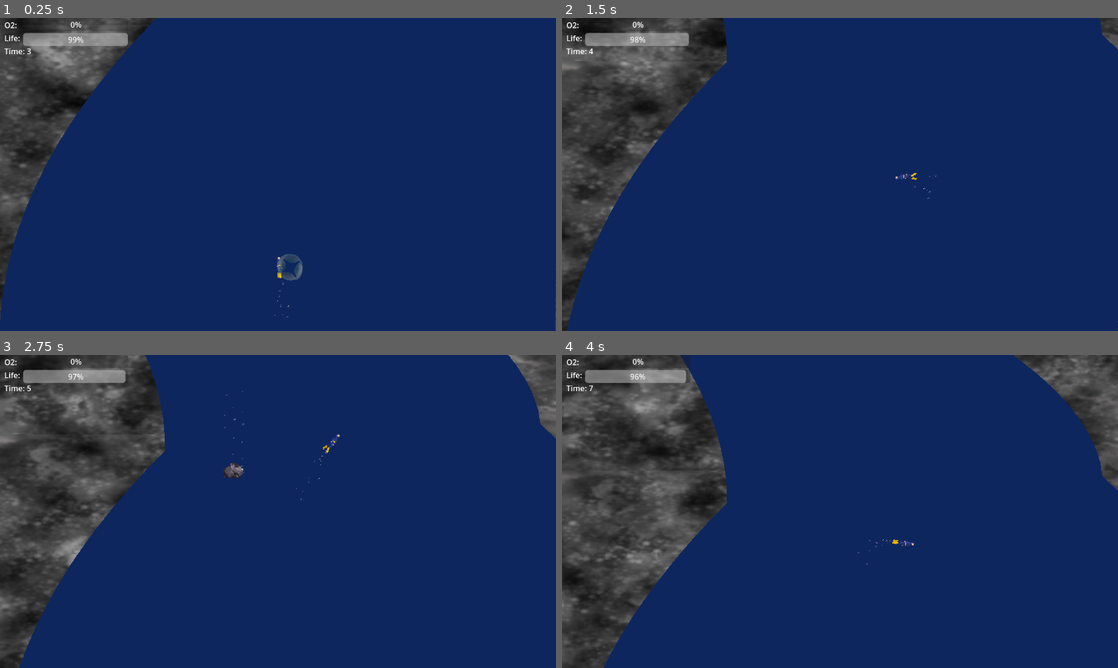
Above: before the commit, frames 1-4 (two rows, left to right).
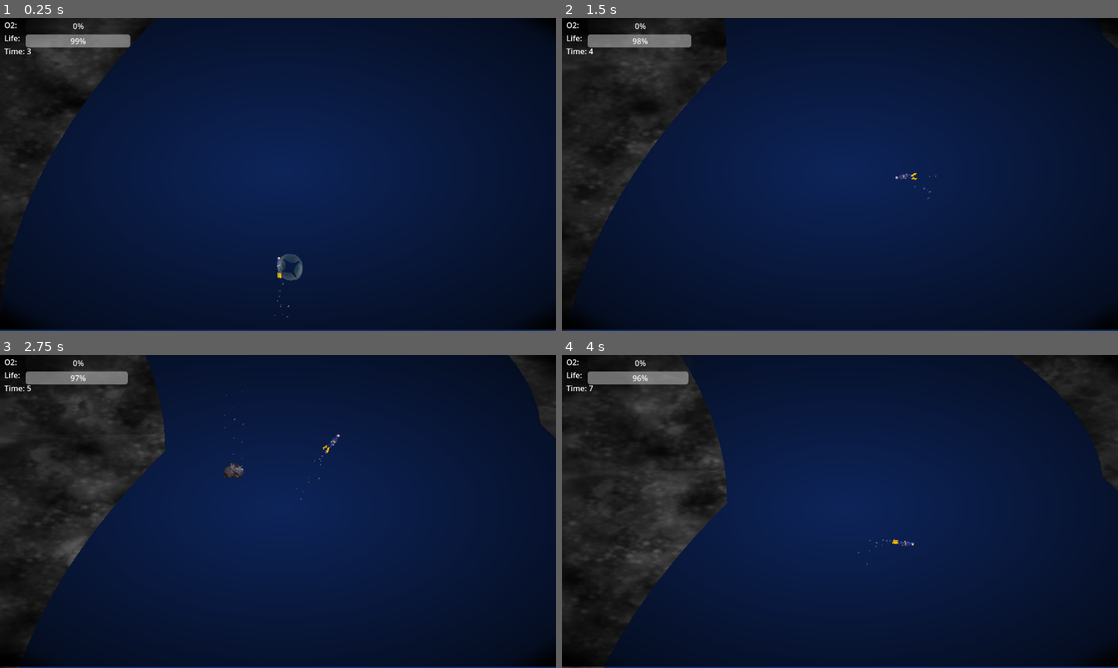
Above: after the commit, the same moments.

Repository: KnGod667/GGJ2025
Game: Godot game, scene res://scenes/main scene.tscn
Same seed, same stepped clock (60 frames per second), same inputs: the game is played once before the commit and once after it.
Inputs (mouse positions are in pixels of both pictures, inside the frame that each line leads up to):
- Up to frame 1 (0.25 s): no input
- Up to frame 2 (1.5 s): move the mouse to (962, 158) at 0.52 s; move the mouse to (728, 190) at 1.27 s
- Up to frame 3 (2.75 s): move the mouse to (333, 442) at 2.02 s
- Up to frame 4 (4 s): move the mouse to (812, 574) at 2.77 s; move the mouse to (1006, 558) at 3.52 s

The runs differ from the first frame. In frame 1, 81% of the frame differs, in the area x 0-100%, y 0-100%; in frame 2, 79%; in frame 3, 77%; in frame 4, 77%.

Commit message:
unapilacosa2

Diff:
--- a/scenes/CONTROL_UI/ui.tscn
+++ b/scenes/CONTROL_UI/ui.tscn
@@ -14,9 +14,10 @@
 [node name="CanvasLayer" type="CanvasLayer" parent="."]
 
 [node name="VBoxContainer" type="VBoxContainer" parent="CanvasLayer"]
-offset_left = 48.0
-offset_right = 266.0
-offset_bottom = 58.0
+offset_left = 53.0
+offset_top = 3.0
+offset_right = 271.0
+offset_bottom = 61.0
 
 [node name="O2_ProgressBar" type="ProgressBar" parent="CanvasLayer/VBoxContainer"]
 layout_mode = 2
@@ -25,6 +26,9 @@
 value = 0.1
 
 [node name="Vida_ProgressBar" type="ProgressBar" parent="CanvasLayer/VBoxContainer"]
+layout_mode = 2
+
+[node name="TextureProgressBar" type="TextureProgressBar" parent="CanvasLayer/VBoxContainer"]
 layout_mode = 2
 
 [node name="VBoxContainer2" type="VBoxContainer" parent="CanvasLayer"]
--- a/scenes/main scene.tscn
+++ b/scenes/main scene.tscn
@@ -1,13 +1,19 @@
-[gd_scene load_steps=7 format=3 uid="uid://dnxw8vmc4fas2"]
+[gd_scene load_steps=10 format=3 uid="uid://dnxw8vmc4fas2"]
 
+[ext_resource type="Script" path="res://scenes/main_scene.gd" id="1_3csix"]
 [ext_resource type="PackedScene" uid="uid://dyranqmajllgv" path="res://scenes/terrain generator.tscn" id="1_3vxyn"]
 [ext_resource type="PackedScene" uid="uid://b3jnvwtu7da8p" path="res://scenes/CONTROL_UI/ui.tscn" id="2_p63ek"]
 [ext_resource type="Script" path="res://scripts/obstacles.gd" id="3_lmpng"]
 [ext_resource type="PackedScene" uid="uid://cw6q6vxj225wp" path="res://scenes/personaje.tscn" id="3_s1njr"]
 [ext_resource type="Script" path="res://scripts/mobs/enemies_fish.gd" id="4_opciq"]
 [ext_resource type="Script" path="res://scripts/rocks.gd" id="5_vjyml"]
+[ext_resource type="Shader" uid="uid://doqp8heefhond" path="res://scenes/vigneethe.tres" id="6_opt6e"]
+
+[sub_resource type="ShaderMaterial" id="ShaderMaterial_tkcll"]
+shader = ExtResource("6_opt6e")
 
 [node name="MainScene" type="Node2D"]
+script = ExtResource("1_3csix")
 
 [node name="TerrainGenerator" parent="." instance=ExtResource("1_3vxyn")]
 
@@ -24,4 +30,10 @@
 [node name="Rocks" type="Node2D" parent="TerrainGenerator"]
 script = ExtResource("5_vjyml")
 
+[node name="ColorRect2" type="ColorRect" parent="TerrainGenerator"]
+material = SubResource("ShaderMaterial_tkcll")
+offset_right = 72.0
+offset_bottom = 40.0
+scale = Vector2(16.1204, 16.1204)
+
 [node name="UI" parent="." instance=ExtResource("2_p63ek")]
--- /dev/null
+++ b/scenes/main_scene.gd
@@ -0,0 +1,11 @@
+extends Node2D
+
+
+# Called when the node enters the scene tree for the first time.
+func _ready() -> void:
+	pass # Replace with function body.
+
+
+# Called every frame. 'delta' is the elapsed time since the previous frame.
+func _process(delta: float) -> void:
+	pass
--- a/scenes/personaje.tscn
+++ b/scenes/personaje.tscn
@@ -112,6 +112,15 @@
 [sub_resource type="ShaderMaterial" id="ShaderMaterial_xoqxy"]
 shader = ExtResource("4_25o7b")
 
+[sub_resource type="Gradient" id="Gradient_mfuu4"]
+offsets = PackedFloat32Array(0, 0.695652)
+colors = PackedColorArray(1, 1, 1, 1, 0, 0, 0, 1)
+
+[sub_resource type="GradientTexture2D" id="GradientTexture2D_texle"]
+gradient = SubResource("Gradient_mfuu4")
+fill = 1
+fill_from = Vector2(0.5, 0.5)
+
 [node name="Personaje" type="CharacterBody2D" groups=["PLAYER"]]
 rotation = 1.5708
 collision_layer = 2
@@ -157,5 +166,9 @@
 angular_velocity_max = 4.5
 scale_amount_max = 14.51
 
+[node name="PointLight2D" type="PointLight2D" parent="."]
+scale = Vector2(1.72432, 1.72432)
+texture = SubResource("GradientTexture2D_texle")
+
 [connection signal="timeout" from="Timer" to="." method="_on_timer_timeout"]
 [connection signal="area_entered" from="Area2D" to="." method="_on_area_2d_area_entered"]
--- /dev/null
+++ b/scenes/vigneethe.tres
@@ -0,0 +1,50 @@
+[gd_resource type="VisualShader" load_steps=5 format=3 uid="uid://doqp8heefhond"]
+
+[sub_resource type="Gradient" id="Gradient_johh5"]
+offsets = PackedFloat32Array(0, 0.917355, 1)
+colors = PackedColorArray(0.0413223, 0.0413223, 0.0413223, 1, 0.659313, 0.659313, 0.659313, 1, 1, 1, 1, 1)
+
+[sub_resource type="GradientTexture2D" id="GradientTexture2D_b008u"]
+gradient = SubResource("Gradient_johh5")
+fill = 1
+fill_from = Vector2(0.502959, 0.494083)
+
+[sub_resource type="VisualShaderNodeTexture" id="VisualShaderNodeTexture_f3nnd"]
+texture = SubResource("GradientTexture2D_b008u")
+
+[sub_resource type="VisualShaderNodeVectorOp" id="VisualShaderNodeVectorOp_4joof"]
+operator = 2
+
+[resource]
+code = "shader_type canvas_item;
+render_mode blend_mix;
+
+uniform sampler2D tex_frg_2;
+
+
+
+void fragment() {
+// Texture2D:2
+	vec4 n_out2p0 = texture(tex_frg_2, UV);
+
+
+// VectorOp:3
+	vec3 n_in3p1 = vec3(0.00000, 0.00000, 0.00000);
+	vec3 n_out3p0 = vec3(n_out2p0.xyz) * n_in3p1;
+
+
+// Output:0
+	COLOR.rgb = n_out3p0;
+	COLOR.a = n_out2p0.x;
+
+
+}
+"
+graph_offset = Vector2(-112.396, 21.568)
+mode = 1
+flags/light_only = false
+nodes/fragment/2/node = SubResource("VisualShaderNodeTexture_f3nnd")
+nodes/fragment/2/position = Vector2(39.562, 114.524)
+nodes/fragment/3/node = SubResource("VisualShaderNodeVectorOp_4joof")
+nodes/fragment/3/position = Vector2(260, 80)
+nodes/fragment/connections = PackedInt32Array(2, 0, 0, 1, 2, 0, 3, 0, 3, 0, 0, 0)
--- a/scripts/personaje.gd
+++ b/scripts/personaje.gd
@@ -17,6 +17,9 @@
 		velocity = Vector2(0,1) * SPEED * 0.5
 		move_and_collide(velocity)
 
+	if GlobalVariables.vida <= 0 and live:
+		dead()
+
 	if !$Burbuja_player.alive and live:
 
 		var col = TerrainAdapter.get_collision_vector(global_position,x)
@@ -30,7 +33,8 @@
 func dead():
 	live = false
 	$BubblePrueba.play("dead")
-	#queue_free() # Fin del Juego
+	$CPUParticles2D.gravity = Vector2(0,-1000)
+	$PointLight2D.hide()
 
 func hit_():
 	GlobalVariables.vida -= 10
Not shown: 1 places in scenes/personaje.tscn that only renumber resources
